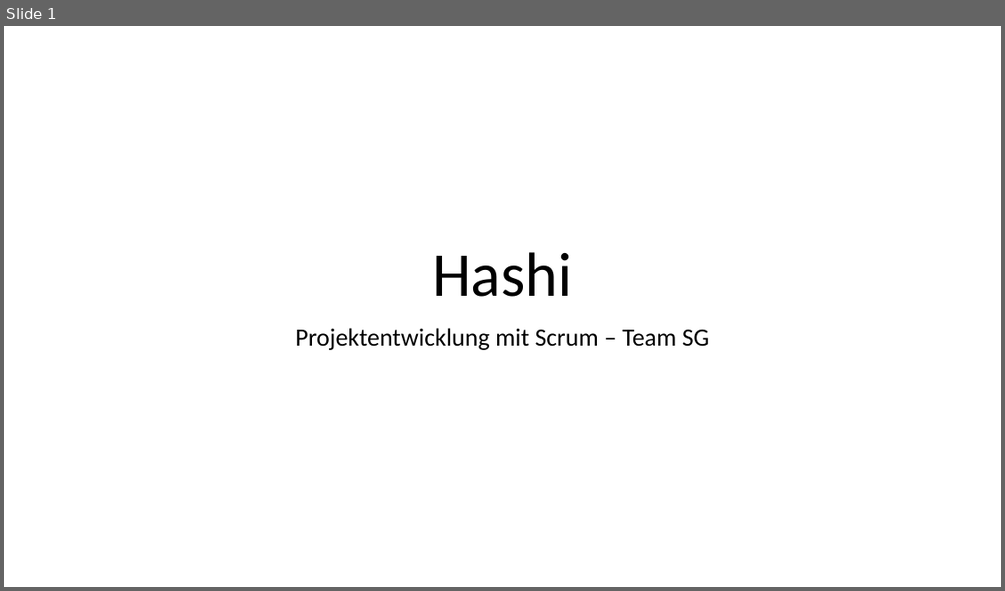
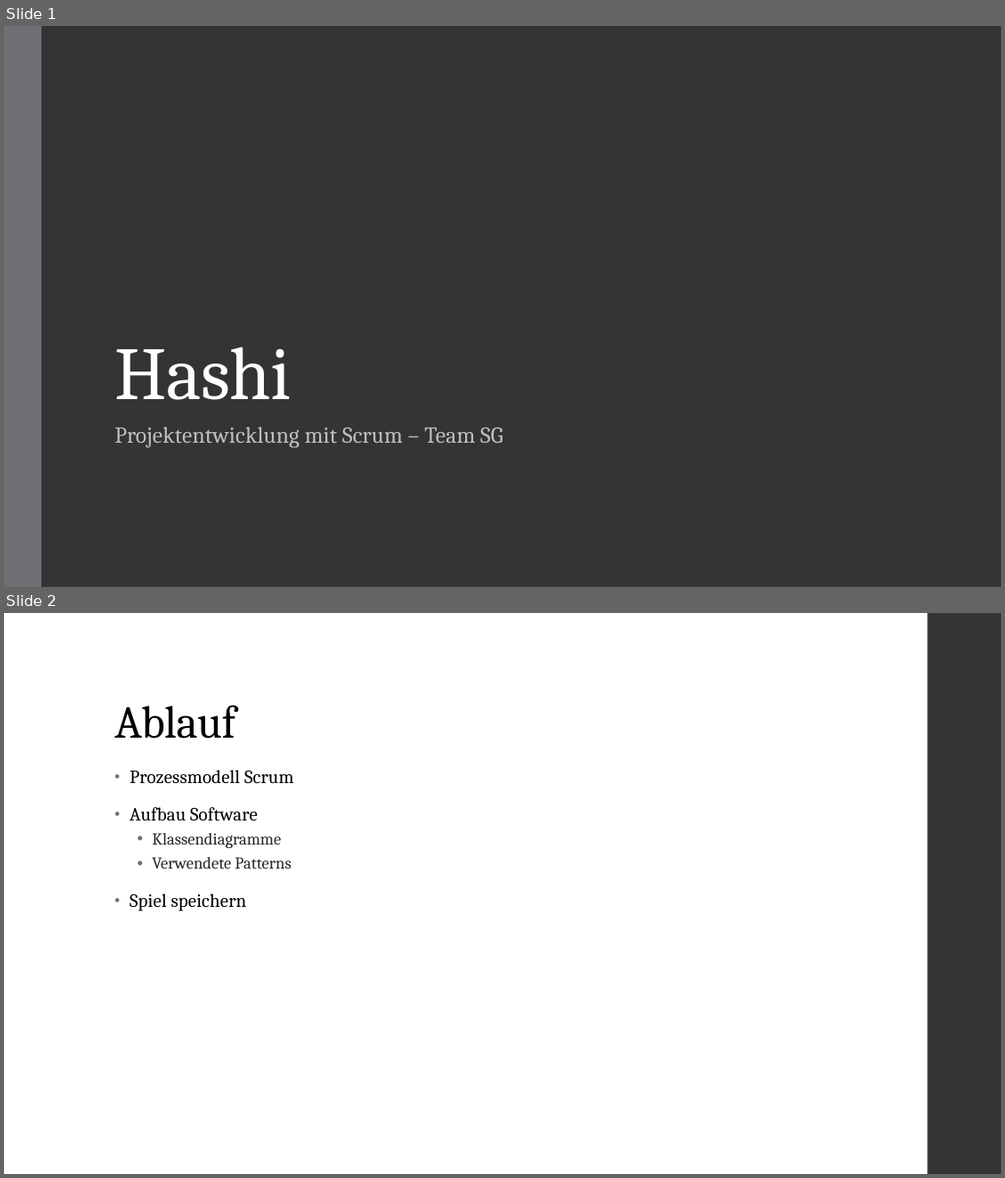
Before and after one commit to SWEHashiSG/hashi, a slide deck: documentation/Präsentation_Hashi_TeamSG.pptx. Shown one above the other, each under a label of ours: slide 1 before the commit, slides 1 and 2 after it. The pictures are 1005x591 and 1005x1178 pixels, drawn with LibreOffice and Linux fonts; fonts in the diff are those of the drawing. Boxes give left, top, right and bottom in pixels: in the first picture for what was removed or moved away, otherwise in the second. Text is boxed around its words. In the diff, an @@ line names an element or a change of style, - is before the commit and + after.

```diff
--- a/documentation/Präsentation_Hashi_TeamSG.pptx
+++ b/documentation/Präsentation_Hashi_TeamSG.pptx
@@ slide 2 added at (x1=4, y1=613, x2=1001, y2=1174), background #FFFFFF @@
@@ rectangle added at (x1=928, y1=613, x2=1001, y2=1174), fill #353537 @@
@@ title added at (x1=114, y1=705, x2=235, y2=738), 44 pt, text #000000 @@
+Ablauf
@@ text added at (x1=129, y1=770, x2=294, y2=911), 18 pt, text #000000 @@
+• Prozessmodell Scrum
+• Aufbau Software
+  • Klassendiagramme
+  • Verwendete Patterns
+• Spiel speichern
@@ slide 1 changed as well @@
@@ background #FFFFFF to #353537 @@
@@ rectangle added at (x1=4, y1=26, x2=41, y2=587), fill #6F6F74 @@
@@ title "Hashi" moved from (x1=432, y1=252, x2=572, y2=297) to (x1=114, y1=346, x2=291, y2=400) @@
@@ title "Hashi" at (x1=114, y1=346, x2=291, y2=400): size 60 to 72 pt, font Calibri to Cambria, text colour #000000 to #FFFFFF, letter spacing 0 to -0.5 pt; alignment centre to left; line spacing 0.9 to 0.85 @@
@@ subtitle "Projektentwicklung mit Scrum – Team ..." moved from (x1=295, y1=328, x2=710, y2=350) to (x1=114, y1=426, x2=503, y2=448) @@
@@ subtitle "Projektentwicklung mit Scrum – Team ..." at (x1=114, y1=426, x2=503, y2=448): size 24 to 22 pt, font Calibri to Cambria, text colour #000000 to #BFBFBF, letter spacing 0 to 0.1 pt; alignment centre to left; line spacing 0.9 to 0.95; more space between paragraphs @@
```
Also in this commit, not shown: 9 other slides changed, 2 other slides added, 1 slide removed.
